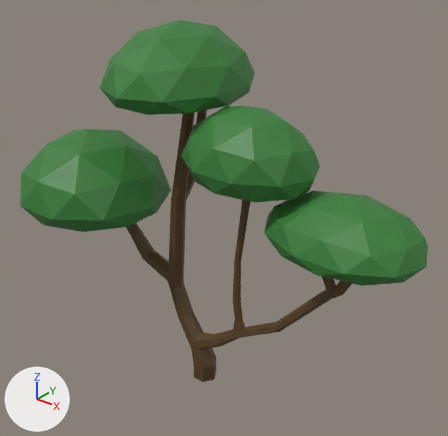
The FBX model Assets/Meshes/!_Environments/Tree05.fbx as it was, and as the next commit left it.
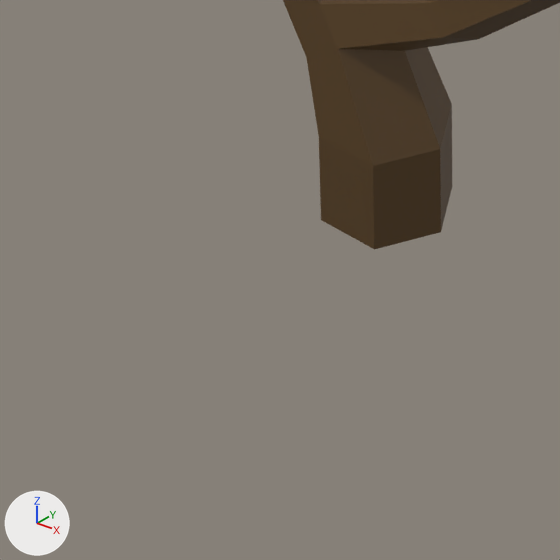
Old and new are each drawn whole from a 50 mm camera at (17.81, -20.6, 22.78) aimed at (0.33, 1.25, 9.24) and again close up on the part from 31% to 52% of the width and 78% to 100% of the height. Every picture has the same lights, and +X, +Y and +Z are marked at lower left. Where no turn or scale is listed for an object, it has been applied to the vertices. Vertices at the same position are counted once.

The first close-up shows 'Tree05'.
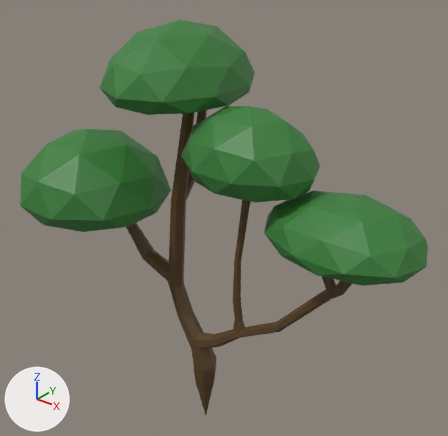
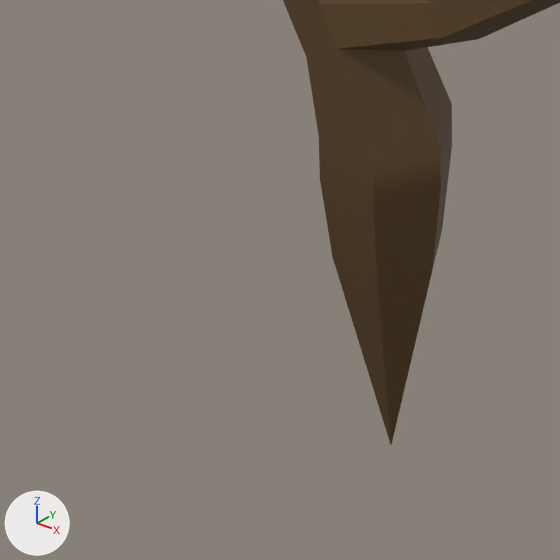
Changed parts and their boxes [x1, y1, x2, y2] in the close-ups (560 x 560 px):
'Tree05', reshaped: before [283, 0, 560, 249]; after [283, 0, 560, 445]
part 1 of me_mesh, built on: before [319, 105, 452, 249]; after [319, 105, 452, 445]

Edits to the bpy script that builds the scene:
```text
Change me_mesh:
    used by ob_tree05; location = (0.0, 0.0, 0.0)
    remove me_mesh.from_pydata(...)  # 375 vertices, 505 faces; spans x -10.6..11.0, y -4.9..5.3, z 0.0..18.6
    add me_mesh.from_pydata(...)  # 381 vertices, 511 faces; spans x -10.6..11.0, y -4.9..5.3, z -3.0..18.6
    me_mesh part 1
    1 vertex is removed from x 0.0, y 0.0, z 0.0
    6 faces are deleted
    6 vertices in x -0.7..0.7, y -0.6..0.6, z 0.0 move by (0.0, 0.0, 0.5)
    7 vertices are added at x -0.6..0.6, y -0.5..0.5, z -3.0..-0.5
    12 new faces join them, mat_wood_a_mat (brown #58401f)
```
